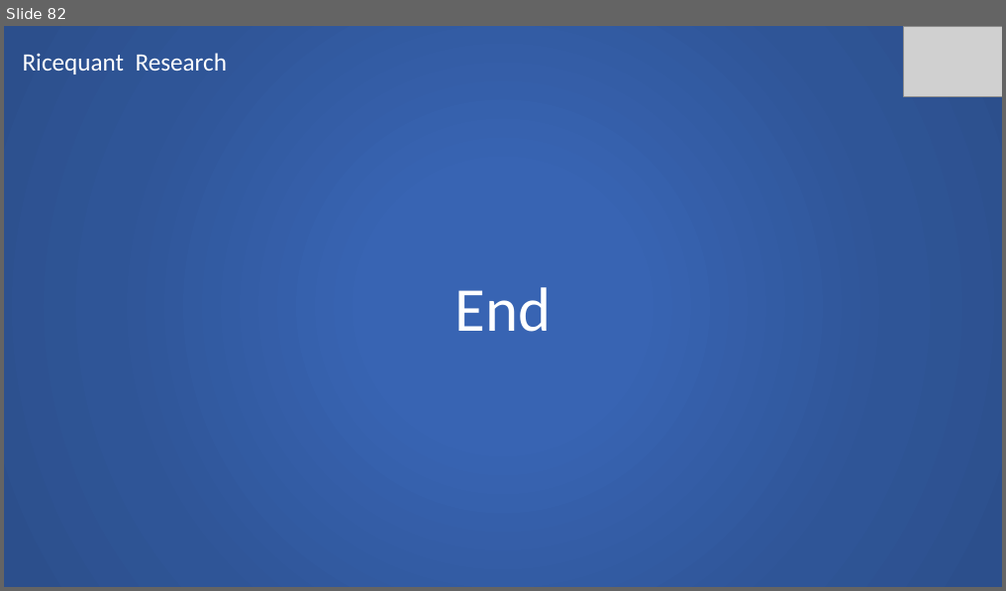
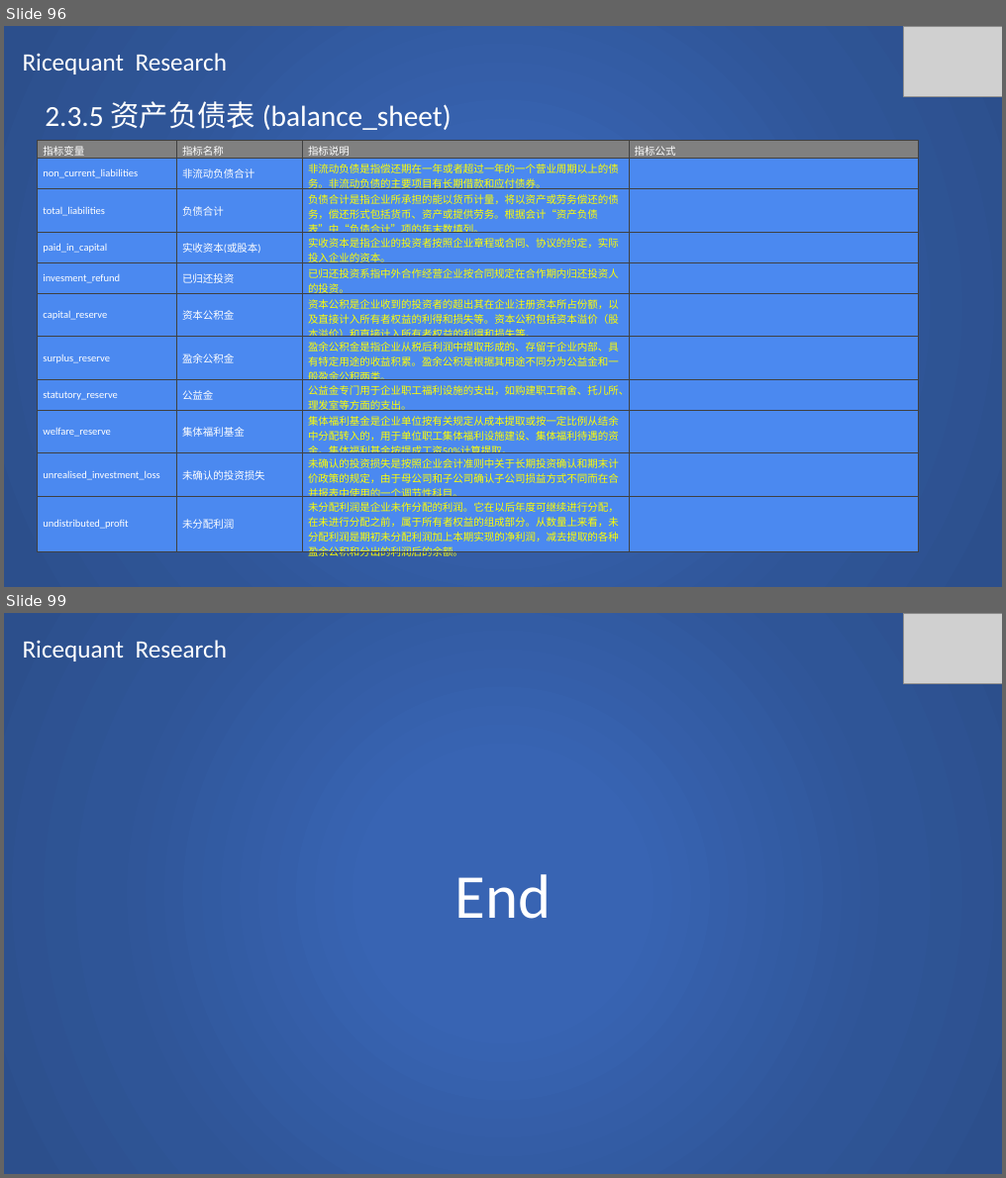
Before and after one commit to SCITLAS/Stellar, a slide deck: Stellar_0.1/documents/rice_quant_research.pptx. Shown one above the other, each under a label of ours: slide 82 before the commit, slides 96 and 99 after it; the slides between them are not shown. The pictures are 1006x591 and 1006x1178 pixels, drawn with LibreOffice and Linux fonts; fonts in the diff are those of the drawing; grey boxes stand for pictures. Boxes give left, top, right and bottom in pixels: in the first picture for what was removed or moved away, otherwise in the second. Text is boxed around its words. In the diff, an @@ line names an element or a change of style, - is before the commit and + after.

Commit message:
Ricequant research 50% done.

```diff
--- a/Stellar_0.1/documents/rice_quant_research.pptx
+++ b/Stellar_0.1/documents/rice_quant_research.pptx
@@ slide 96 added at (4,26,1002,587), background #FFFFFF @@
@@ rectangle added at (4,26,1002,587), fill gradient #3864B3 to #2F5597 to #2C4F8C @@
@@ text added at (23,53,228,75), 24 pt, text #FFFFFF @@
+Ricequant Research
@@ picture added at (903,26,1002,96) @@
@@ text added at (45,101,451,130), 28 pt, text #FFFFFF @@
+2.3.5 资产负债表 (balance_sheet)
@@ table added at (38,141,919,563), 11 rows, 4 columns @@
+指标变量 | 指标名称 | 指标说明 | 指标公式
+non_current_liabilities | 非流动负债合计 | 非流动负债是指偿还期在一年或者超过一年的一个营业周期以上的债务。非流动负债的主要项目有长期借款和应付债券。 | 
+total_liabilities | 负债合计 | 负债合计是指企业所承担的能以货币计量，将以资产或劳务偿还的债务，偿还形式包括货币、资产或提供劳务。根据会计“资产负债表”中“负债合计”项的年末数填列。 | 
+paid_in_capital | 实收资本(或股本) | 实收资本是指企业的投资者按照企业章程或合同、协议的约定，实际投入企业的资本。 | 
+invesment_refund | 已归还投资 | 已归还投资系指中外合作经营企业按合同规定在合作期内归还投资人的投资。 | 
+capital_reserve | 资本公积金 | 资本公积是企业收到的投资者的超出其在企业注册资本所占份额，以及直接计入所有者权益的利得和损失等。资本公积包括资本溢价（股本溢价）和直接计入所有者权益的利得和损失等。 | 
+surplus_reserve | 盈余公积金 | 盈余公积金是指企业从税后利润中提取形成的、存留于企业内部、具有特定用途的收益积累。盈余公积是根据其用途不同分为公益金和一般盈余公积两类。 | 
+statutory_reserve | 公益金 | 公益金专门用于企业职工福利设施的支出，如购建职工宿舍、托儿所、理发室等方面的支出。 | 
+welfare_reserve | 集体福利基金 | 集体福利基金是企业单位按有关规定从成本提取或按一定比例从结余中分配转入的，用于单位职工集体福利设施建设、集体福利待遇的资金。集体福利基金按提成工资50%计算提取。 | 
+unrealised_investment_loss | 未确认的投资损失 | 未确认的投资损失是按照企业会计准则中关于长期投资确认和期末计价政策的规定，由于母公司和子公司确认子公司损益方式不同而在合并报表中使用的一个调节性科目。 | 
+undistributed_profit | 未分配利润 | 未分配利润是企业未作分配的利润。它在以后年度可继续进行分配，在未进行分配之前，属于所有者权益的组成部分。从数量上来看，未分配利润是期初未分配利润加上本期实现的净利润，减去提取的各种盈余公积和分出的利润后的余额。 | 
@@ what was slide 82 is now slide 99 @@
```
Also in this commit, not shown: 16 other slides added.
